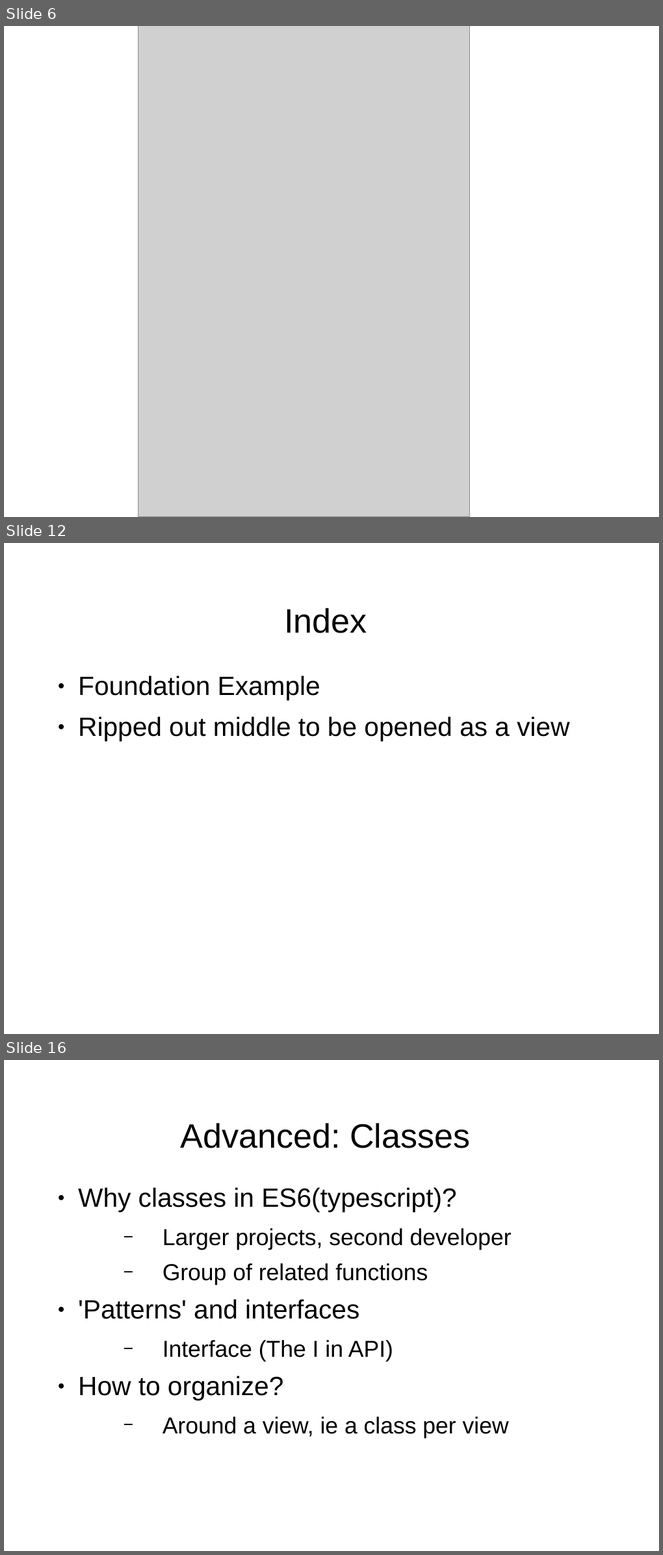
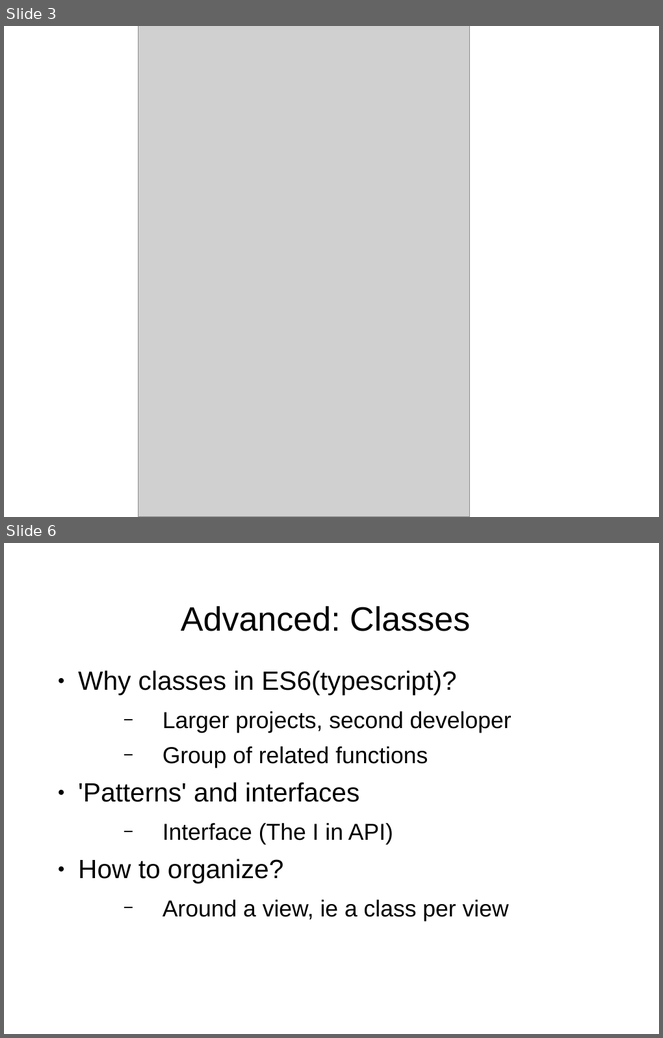
Before and after one commit to shawea/blueGrass, a slide deck: trainTheTrainer/2of2.odp. Shown one above the other, each under a label of ours: slides 6, 12 and 16 before the commit, slides 3 and 6 after it; the slides between them are not shown. The pictures are 663x1555 and 663x1038 pixels, drawn with LibreOffice and Linux fonts; fonts in the diff are those of the drawing; grey boxes stand for pictures; background and template pictures are left out. Boxes give left, top, right and bottom in pixels: in the first picture for what was removed or moved away, otherwise in the second. Text is boxed around its words. In the diff, an @@ line names an element or a change of style, - is before the commit and + after.

```diff
--- a/trainTheTrainer/2of2.odp
+++ b/trainTheTrainer/2of2.odp
@@ slide 12 removed at <box>4,543,659,1034</box>, background picture (left out) @@
@@ title removed at <box>284,608,367,633</box> @@
-Index
@@ text removed at <box>78,676,570,741</box> @@
-● Foundation Example
-● Ripped out middle to be opened as a view
@@ what was slide 6 is now slide 3 @@
@@ what was slide 16 is now slide 6 @@
```
Also in this commit, not shown: 3 slides changed, 3 slides added, 14 other slides removed, 4 other files.
